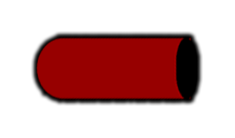
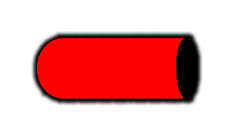
Layer changes from the first 235 × 138 image to the second:
painted on "Red Gun" over 36, 38, 183, 99
